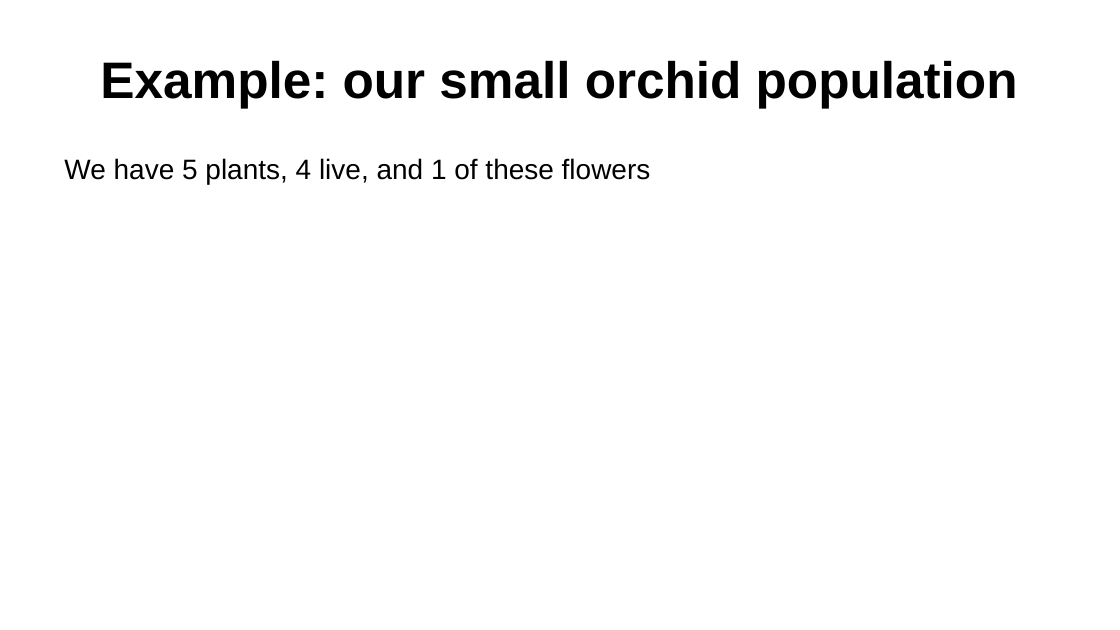
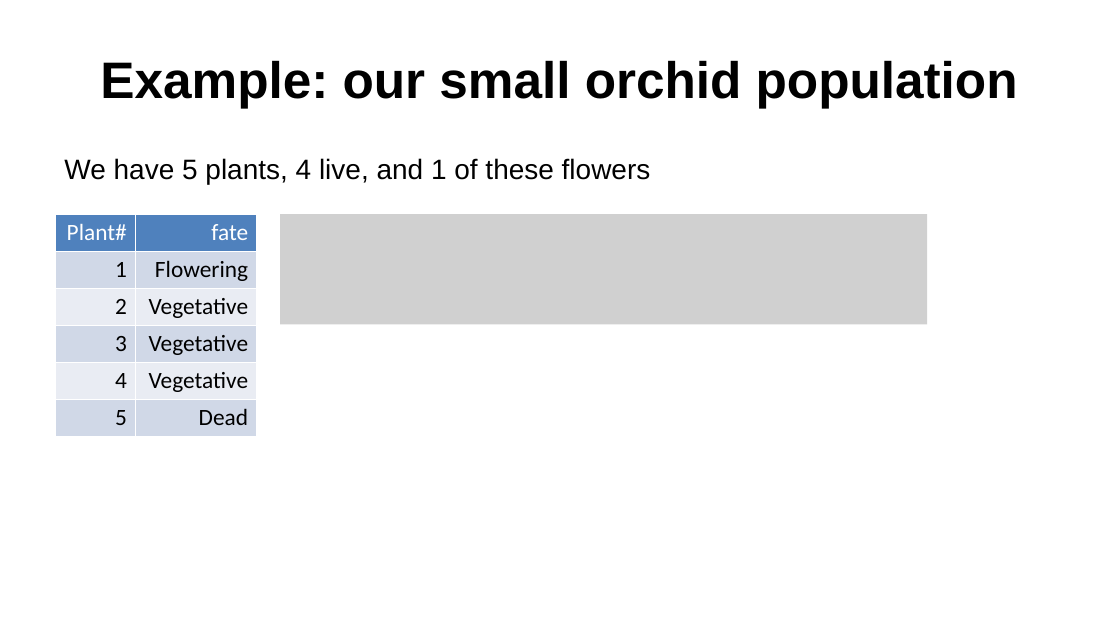
Before and after one commit to Aariq/ecological-stats, a slide deck: slide 7 of lectures/2-likelihood-slide-rev.pptx (slide 5 before the commit). Drawn at 1120x630 pixels with LibreOffice and Linux fonts; fonts in the diff are those of the drawing; grey boxes stand for pictures. Boxes give left, top, right and bottom in pixels: in the first picture for what was removed or moved away, otherwise in the second. Text is boxed around its words. In the diff, an @@ line names an element or a change of style, - is before the commit and + after.

```diff
--- a/lectures/2-likelihood-slide-rev.pptx
+++ b/lectures/2-likelihood-slide-rev.pptx
@@ table added at (56,214,256,433), 6 rows, 2 columns @@
+Plant# | fate
+1 | Flowering
+2 | Vegetative
+3 | Vegetative
+4 | Vegetative
+5 | Dead
@@ picture added at (280,214,927,324) @@
```
Also in this commit, not shown: 4 other slides changed, 3 slides added, 5 slides removed, 4 other files.
